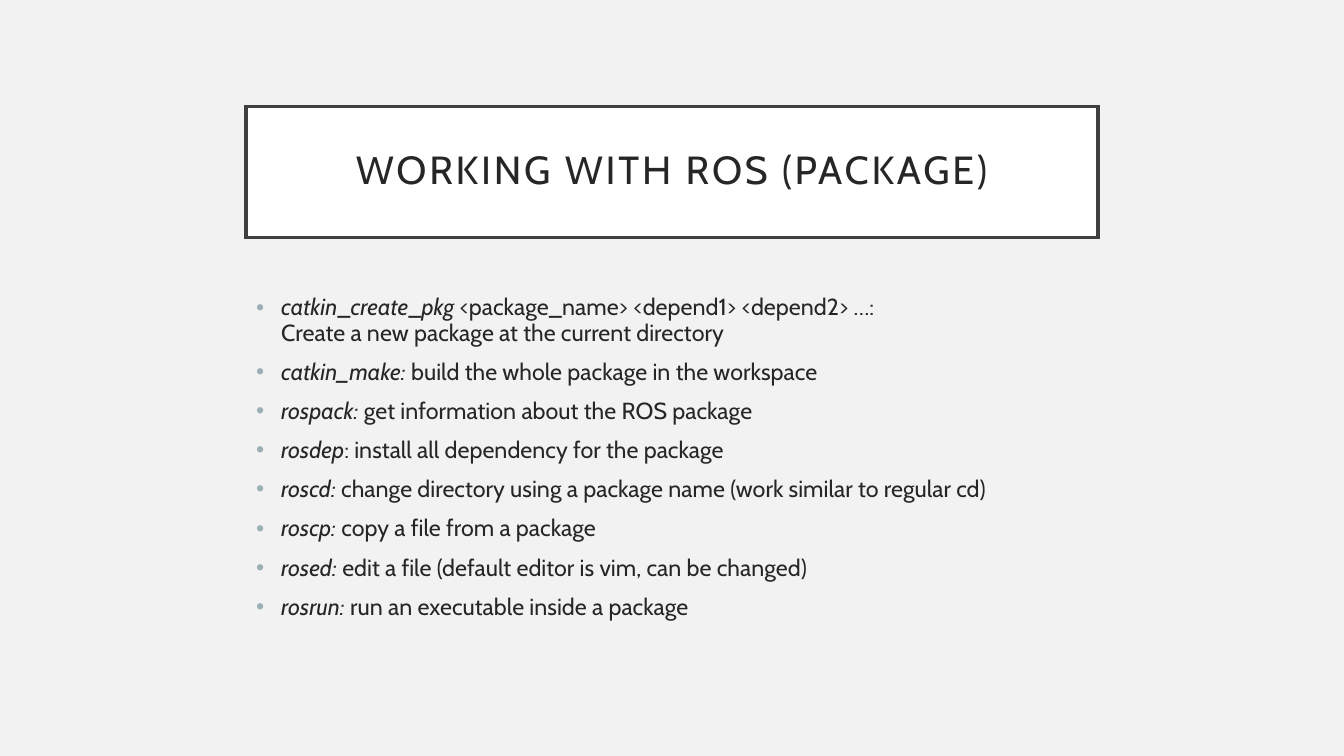
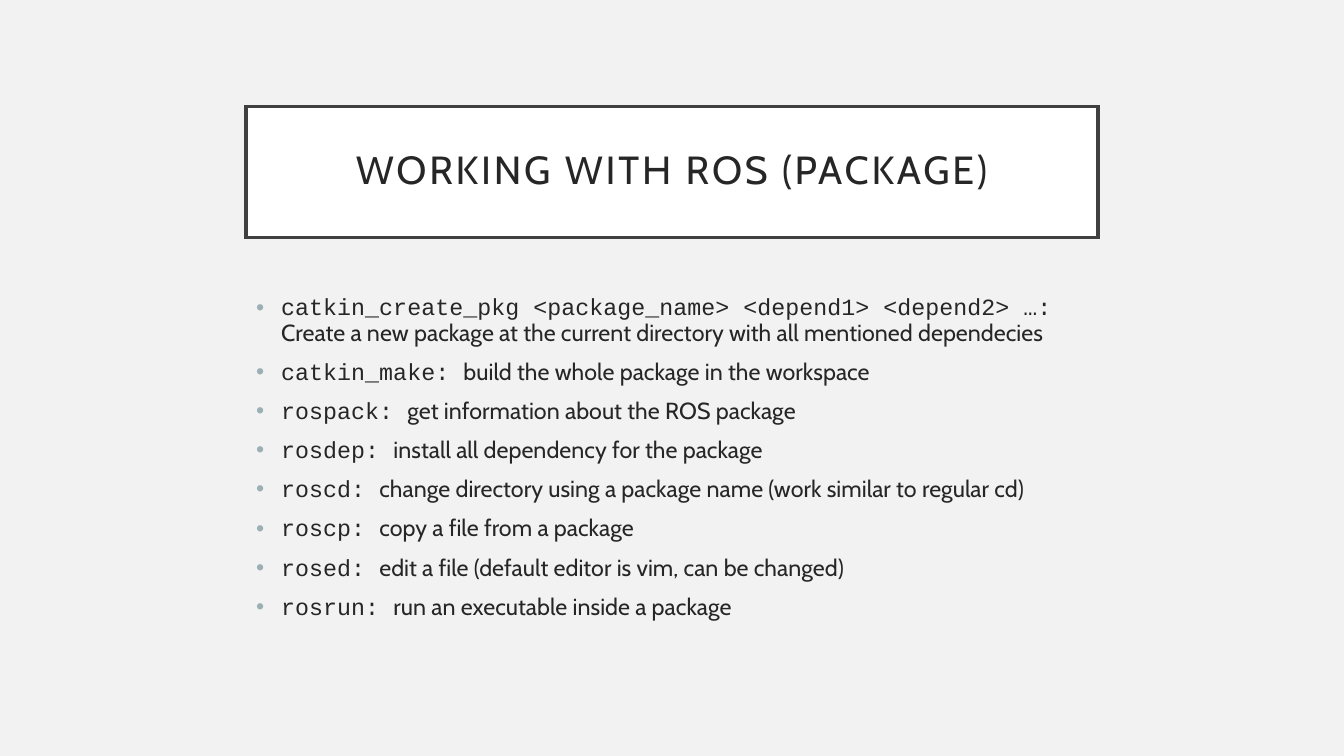
Before and after one commit to fpt-corp/DiRa, a slide deck: slide 19 of DiRa_Digital_Race_Software/Reference/ROS/Introduction to ROS.pptx. Drawn at 1344x756 pixels with LibreOffice and Linux fonts; fonts in the diff are those of the drawing. Boxes give left, top, right and bottom in pixels: in the first picture for what was removed or moved away, otherwise in the second. Text is boxed around its words. In the diff, an @@ line names an element or a change of style, - is before the commit and + after.

Commit message:
Add ROS topic communication slide, update the formatting of the Introduction slide

```diff
--- a/DiRa_Digital_Race_Software/Reference/ROS/Introduction to ROS.pptx
+++ b/DiRa_Digital_Race_Software/Reference/ROS/Introduction to ROS.pptx
@@ text at (281,299,1043,347): text changed @@
-• catkin_create_pkg <package_name> <depend1> <depend2> …:
-  Create a new package at the current directory
+• catkin_create_pkg <package_name> <depend1> <depend2> …:
+  Create a new package at the current directory with all mentioned dependecies
@@ text at (281,362,1023,621): font Cabin to Courier New, italic off in "catkin_make:", "rospack:", "rosdep:", "roscd:" and 3 more places @@
```
Also in this commit, not shown: 7 other slides changed, 1 other file.
